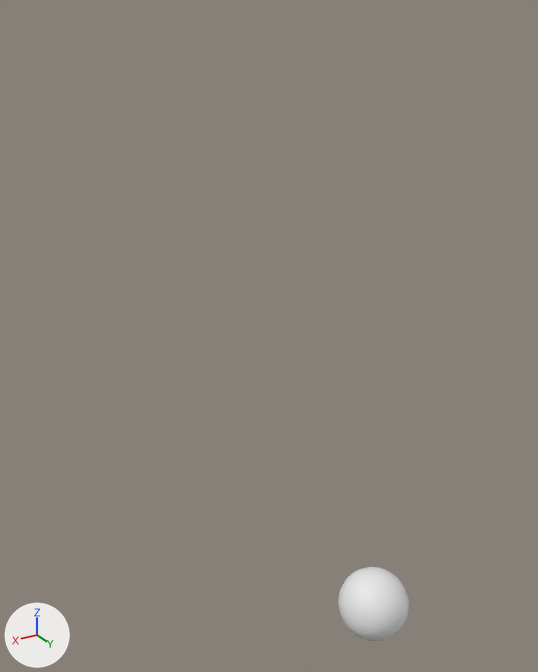
Two versions of the Blender file Blender/models.blend, one commit apart.
Both versions are drawn from a 50 mm lens placed at (11.08, 12.68, 15.4), pointed at (2.95, -0.87, 8.62). The axes (+X, +Y, +Z) are drawn at lower left. The lights are the same throughout.

Names of what the first picture shows: 'ball'.
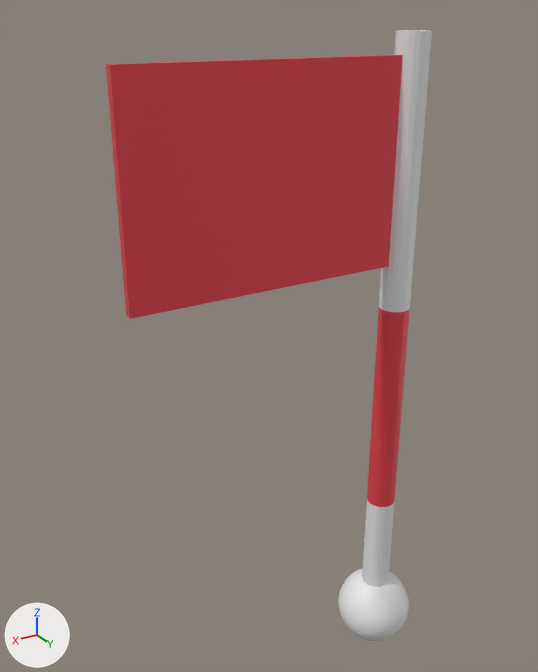
Boxes (x1, y1, x2, y2) around the edits, measured in the pictures (538 x 672 px):
'Circle', added (red)
    after: (106, 30, 432, 587)
    faces in mat_red (red #e7404c): (106, 55, 410, 507)
    faces in mat_white (white #e7e7e7): (362, 30, 432, 587)

The change, as a diff of the scene's bpy script:
```diff
--- a/Blender/models.blend.py
+++ b/Blender/models.blend.py
@@ mat_white @@
+mat_white = principled_material('White')
+mat_white.base_color = (0.8, 0.8, 0.8)  # white #e7e7e7
@@ mat_red @@
+mat_red = principled_material('Red')
+mat_red.base_color = (0.8, 0.0517, 0.0723)  # red #e7404c
@@ me_circle @@
+me_circle.from_pydata(...)  # 88 vertices, 68 faces; spans x -0.4..6.6, y -0.4..0.4, z 0.0..15.1
+# faces by material slot: [42, 26]
+me_circle.materials.append(mat_white)  # white #e7e7e7
+me_circle.materials.append(mat_red)  # red #e7404c
@@ ob_circle @@
+ob_circle = bpy.data.objects.new('Circle', me_circle)
+ob_circle.location = (0.0, 0.0, 0.0)
```
